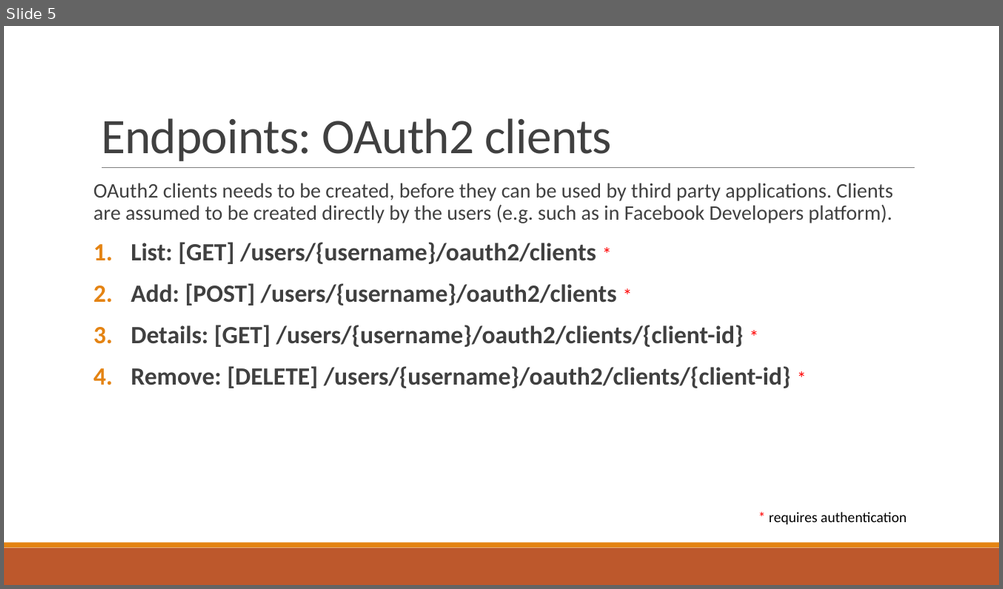
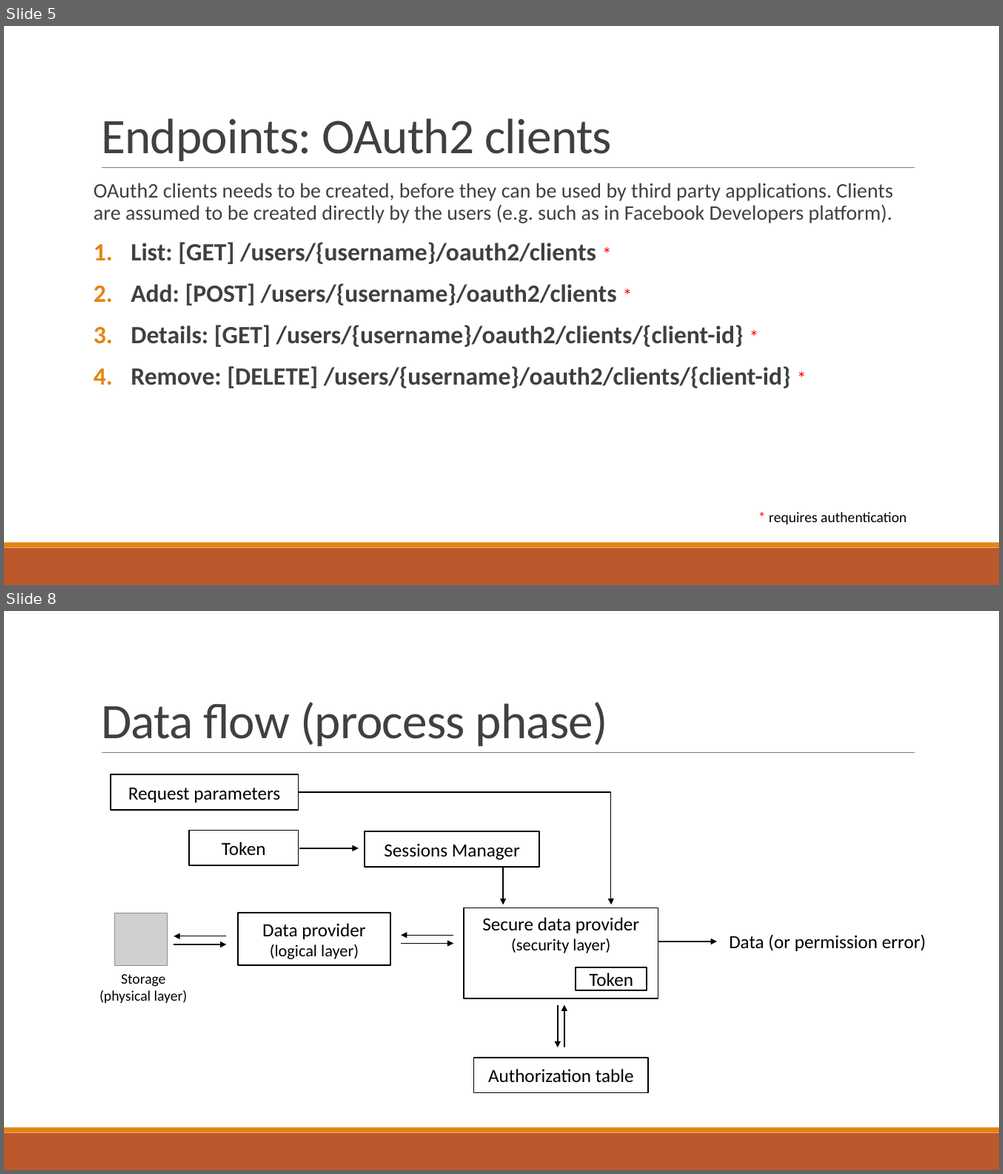
Before and after one commit to aricasa/Middleware_REST, a slide deck: docs/Report.pptx. Shown one above the other, each under a label of ours: slide 5 before the commit, slides 5 and 8 after it; the slides between them are not shown. The pictures are 1003x589 and 1003x1174 pixels, drawn with LibreOffice and Linux fonts; fonts in the diff are those of the drawing; grey boxes stand for pictures. Boxes give left, top, right and bottom in pixels: in the first picture for what was removed or moved away, otherwise in the second. Text is boxed around its words. In the diff, an @@ line names an element or a change of style, - is before the commit and + after.

```diff
--- a/docs/Report.pptx
+++ b/docs/Report.pptx
@@ slide 8 added at (4, 611, 999, 1170), background #FFFFFF; not listed: 3 template elements that a slide beside it also shows @@
@@ title added at (101, 702, 608, 746), 48 pt, text #404040 @@
+Data flow (process phase)
@@ rectangle added at (111, 775, 299, 809), fill #FFFFFF, outline #000000 1.25 pt, 18 pt, text #000000 @@
+Request parameters
@@ elbow arrow added from (298, 792) to (612, 905), #000000 1 pt @@
@@ rectangle added at (189, 830, 299, 866), fill #FFFFFF, outline #000000 1.25 pt, 18 pt, text #000000 @@
+Token
@@ rectangle added at (364, 832, 539, 867), fill #FFFFFF, outline #000000 1.25 pt, 18 pt, text #000000 @@
+Sessions Manager
@@ arrow added from (299, 849) to (358, 849), #000000 1 pt @@
@@ arrow added from (504, 867) to (504, 905), #000000 1 pt @@
@@ picture added at (115, 913, 168, 966) @@
@@ rectangle added at (238, 913, 390, 966), fill #FFFFFF, outline #000000 1.25 pt, 16 pt, text #000000 @@
+Data provider
+(logical layer)
@@ rectangle added at (464, 908, 657, 998), fill #FFFFFF, outline #000000 1.25 pt, 18 pt, text #000000 @@
+Secure data provider
+(security layer)
@@ arrow added from (226, 937) to (174, 937), #000000 1 pt @@
@@ arrow added from (453, 936) to (401, 936), #000000 1 pt @@
@@ arrow added from (658, 942) to (717, 942), #000000 1 pt @@
@@ text added at (728, 934, 925, 951), 18 pt, text #000000 @@
+Data (or permission error)
@@ arrow added from (174, 945) to (226, 945), #000000 1 pt @@
@@ arrow added from (401, 944) to (453, 944), #000000 1 pt @@
@@ text added at (99, 974, 188, 1003), 14 pt, text #000000 @@
+Storage
+(physical layer)
@@ rectangle added at (575, 968, 646, 991), fill #FFFFFF, outline #000000 1.25 pt, 18 pt, text #000000 @@
+Token
@@ arrow added from (558, 1005) to (558, 1048), #000000 1 pt @@
@@ arrow added from (564, 1048) to (564, 1005), #000000 1 pt @@
@@ rectangle added at (474, 1058, 649, 1093), fill #FFFFFF, outline #000000 1.25 pt, 18 pt, text #000000 @@
+Authorization table
```
Also in this commit, not shown: 4 slides changed, 1 other slide added.
